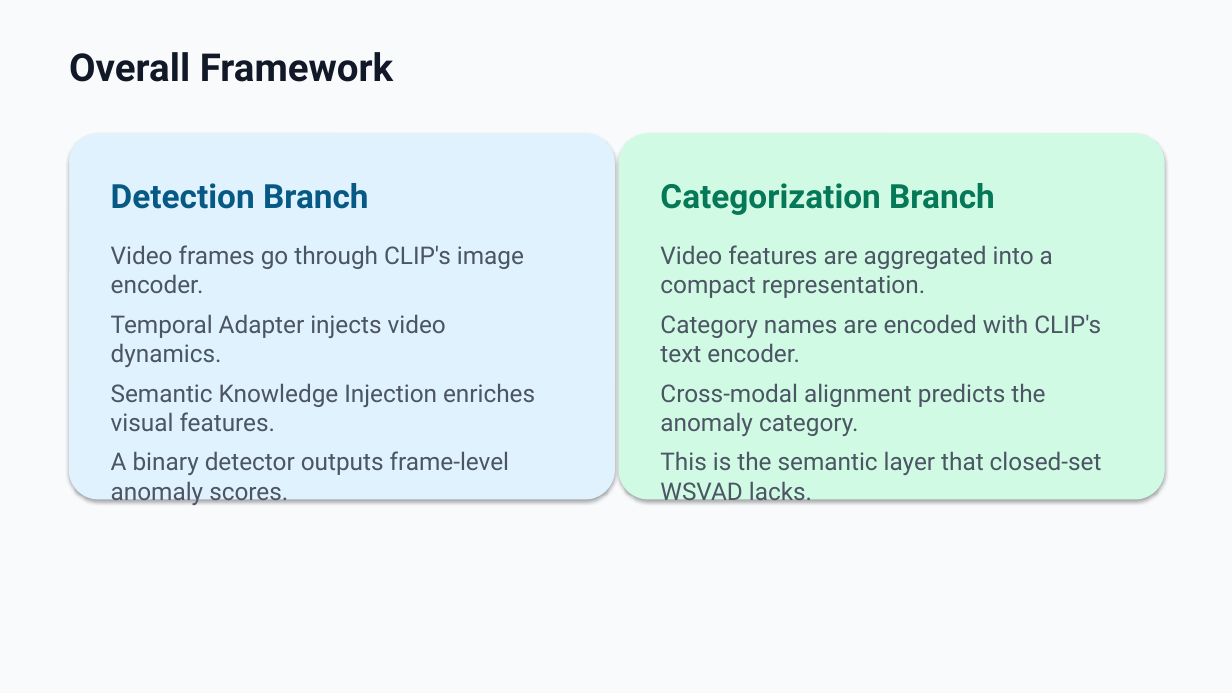
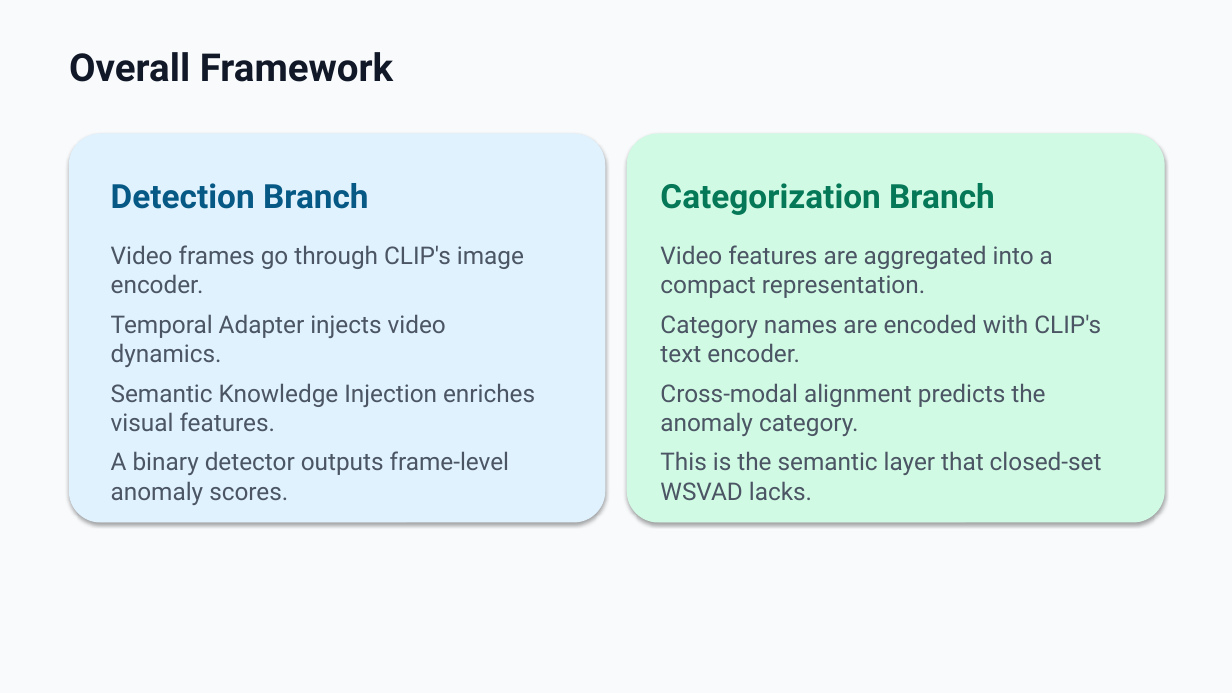
Before and after one commit to zeroxred/research, a slide deck: slide 8 of presentations/04_weekly_summary_open_vocabulary_vad_en.pptx. Drawn at 1232x693 pixels with LibreOffice and Linux fonts; fonts in the diff are those of the drawing. Boxes give left, top, right and bottom in pixels: in the first picture for what was removed or moved away, otherwise in the second. Text is boxed around its words. In the diff, an @@ line names an element or a change of style, - is before the commit and + after.

```diff
--- a/presentations/04_weekly_summary_open_vocabulary_vad_en.pptx
+++ b/presentations/04_weekly_summary_open_vocabulary_vad_en.pptx
@@ rounded rectangle: place and size @@
-rounded rectangle at bbox=[69, 134, 615, 499]
+rounded rectangle at bbox=[69, 134, 605, 522]
@@ rounded rectangle: place and size @@
-rounded rectangle at bbox=[619, 134, 1165, 499]
+rounded rectangle at bbox=[628, 134, 1165, 522]
```
Also in this commit, not shown: 5 other slides changed, 1 slide added, 2 slides removed.
